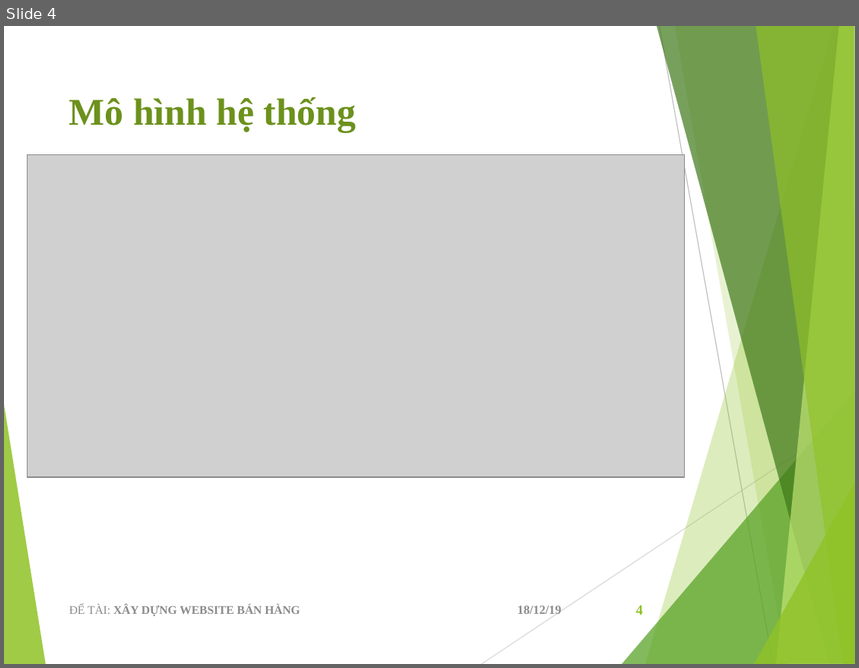
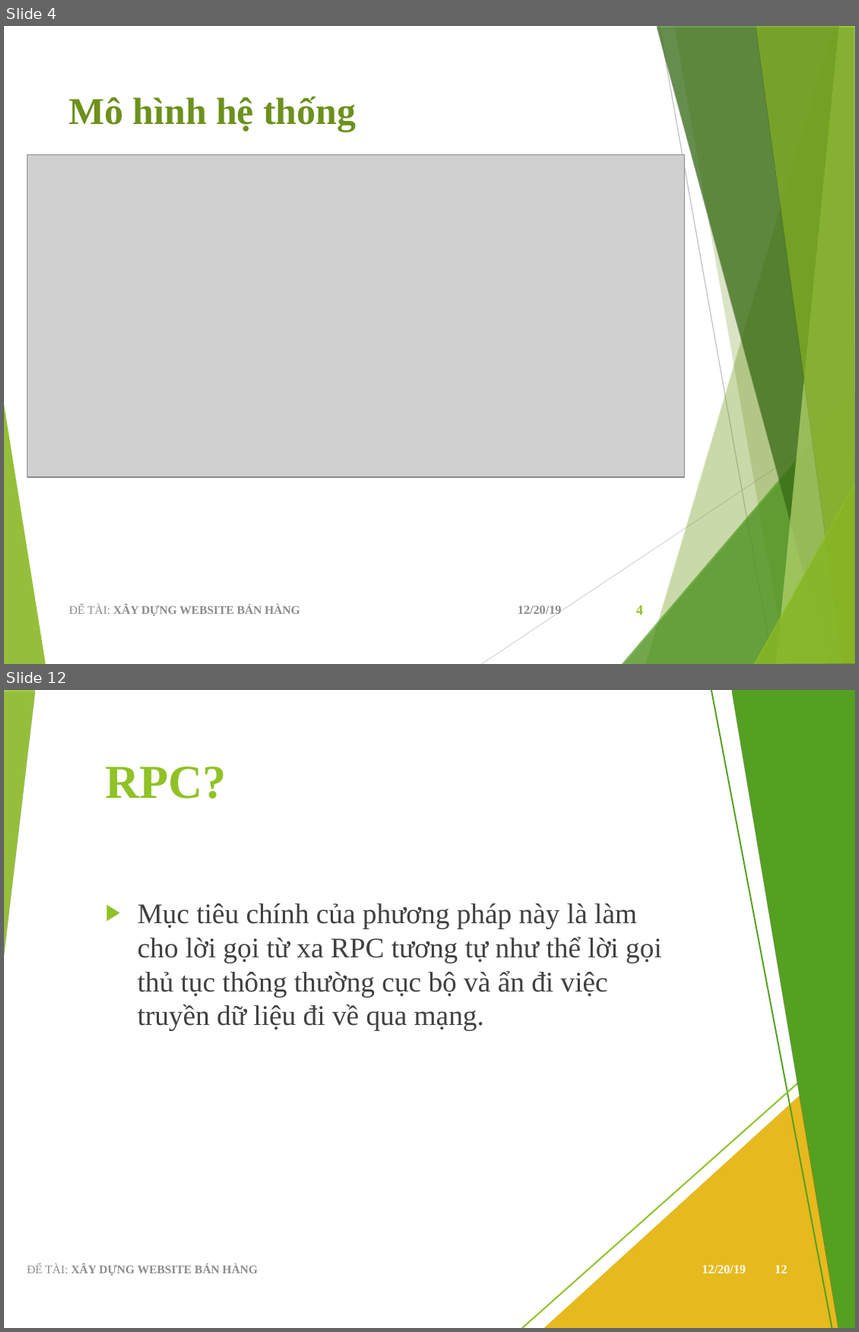
Before and after one commit to viet97/doandocs, a slide deck: DATN_Presentation.pptx. Shown one above the other, each under a label of ours: slide 4 before the commit, slides 4 and 12 after it; the slides between them are not shown. The pictures are 859x668 and 859x1332 pixels, drawn with LibreOffice and Linux fonts; fonts in the diff are those of the drawing; grey boxes stand for pictures. Boxes give left, top, right and bottom in pixels: in the first picture for what was removed or moved away, otherwise in the second. Text is boxed around its words. In the diff, an @@ line names an element or a change of style, - is before the commit and + after.

```diff
--- a/DATN_Presentation.pptx
+++ b/DATN_Presentation.pptx
@@ slide 12 added at [4, 690, 855, 1328], background #FFFFFF; not listed: 10 template elements that a slide beside it also shows @@
@@ rectangle added at [4, 690, 855, 1328], fill #FFFFFF @@
@@ triangle added at [4, 690, 35, 954], fill #90C226 at 85% opacity @@
@@ line added from (712, 690) to (832, 1328), #54A021 1.25 pt @@
@@ freeform shape added at [732, 690, 855, 1328], fill #54A021 @@
@@ text added at [106, 767, 227, 799], 40 pt, text #90C226, bold @@
+RPC?
@@ text added at [138, 904, 662, 1031], 24 pt, text #404040 @@
+▶ Mục tiêu chính của phương pháp này là làm cho lời gọi từ xa RPC tương tự như thể lời gọi thủ tục thông thường cục bộ và ẩn đi việc truyền dữ liệu đi về qua mạng.
@@ line added from (855, 1033) to (522, 1328), #90C226 1.25 pt @@
@@ triangle added at [544, 1046, 855, 1328], fill #E6B91E @@
@@ group added at [4, 690, 855, 1328]: 5 freeform shapes, 3 triangles, 2 lines @@
@@ text added at [27, 1265, 258, 1276], 10 pt, text #8B8B8B, bold @@
+ĐỂ TÀI: XÂY DỰNG WEBSITE BÁN HÀNG
@@ text added at [702, 1265, 747, 1274], 10.5 pt, text #FFFFFF, bold @@
+12/20/19
@@ page number added at [775, 1265, 787, 1274], 10.5 pt, text #FFFFFF, bold @@
+12
@@ slide 4 changed as well @@
@@ line (659, 26) - (773, 664): stroke #BFBFBF 0.75 pt to #BFBFBF 0.74 pt @@
@@ line (481, 664) - (855, 415): stroke #D9D9D9 0.75 pt to #D9D9D9 0.74 pt @@
@@ shadow on in 7 elements at [645, 26, 855, 664], [675, 26, 855, 664], [622, 391, 855, 664], [657, 26, 855, 664], [776, 26, 855, 664], [756, 26, 855, 664], [754, 481, 855, 664] @@
@@ text "ĐỂ TÀI: XÂY DỰNG WEBSITE ..." at [69, 605, 300, 617]: text colour #8C8C8C to #8B8B8B @@
@@ text at [518, 606, 562, 614]: text changed; text colour #8C8C8C to #8B8B8B @@
-18/12/19
+12/20/19
```
Also in this commit, not shown: 18 other slides changed, 2 other slides added.
